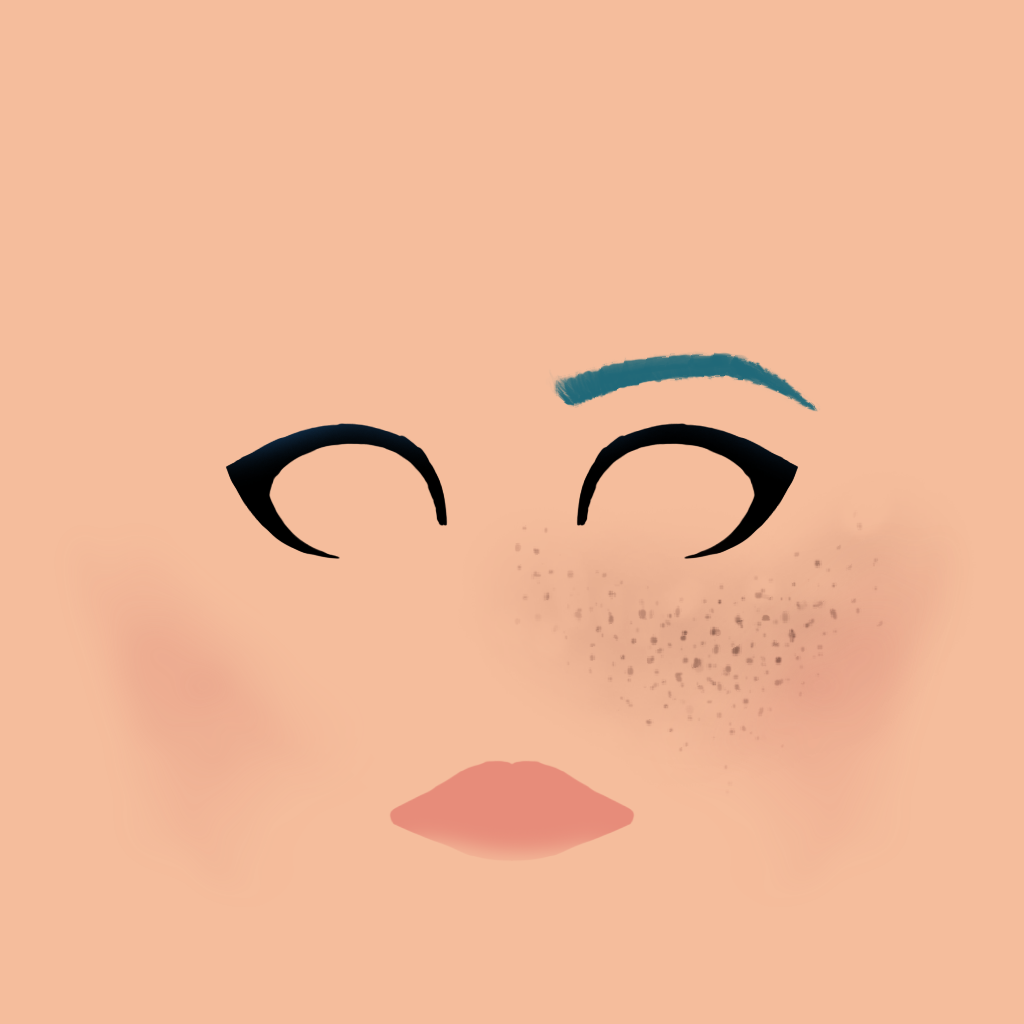
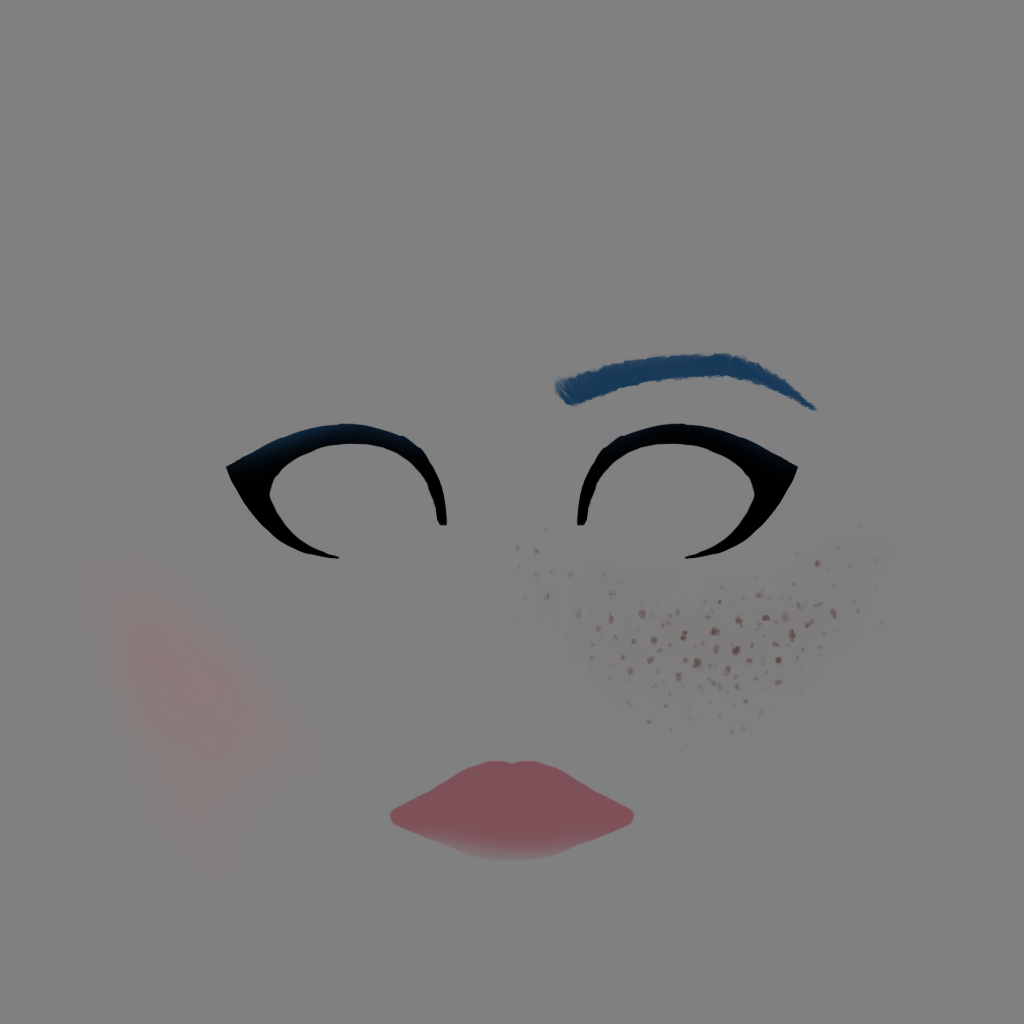
Revision of a layered 1024 x 1024 image; what changed, layer by layer:
hid "Color Fill 1", blend normal → overlay, moved it above "Color Fill 7" over [0, 0, 1024, 1024]
hid "Layer 6" over [649, 523, 970, 907]
removed layer "Color Fill 4" over [0, 0, 1024, 1024]
added layer "Color Fill 6" above "Hue/Saturation 1" over [483, 497, 950, 794]
painted on "Color Fill 2" over [388, 760, 636, 862]
painted on "Color Fill 5" over [545, 350, 822, 412]
renamed "Layer 9" to "Layer 12", moved it below "Layer 1", painted on it over [0, 0, 1024, 1024]
